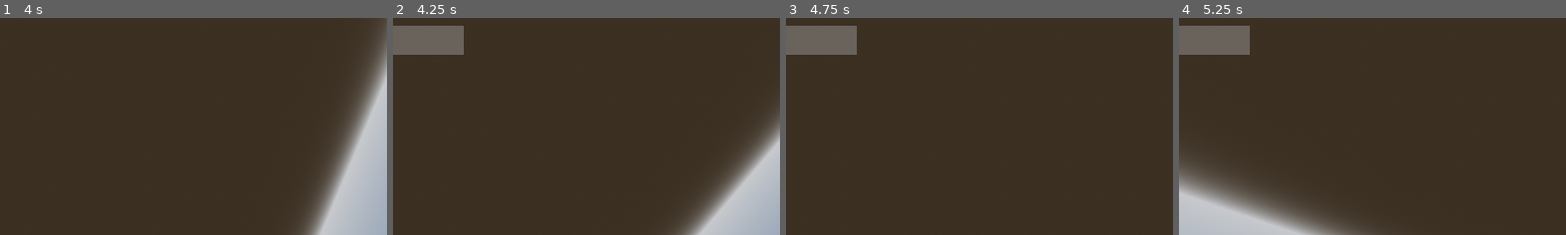
Above: before the commit, frames 1-4 (left to right).
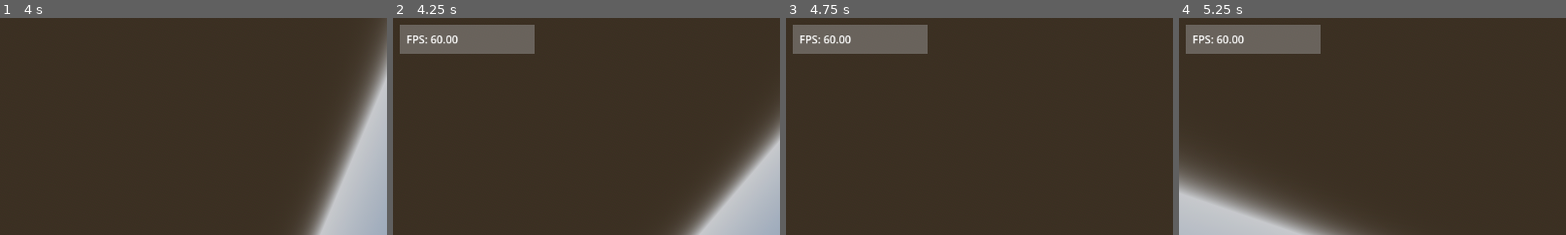
Above: after the commit, the same moments.

Repository: popsiiicle/spacegame
Game: Godot game, scene res://Scenes/3dlevel.tscn
Two runs of this game, one before a commit and one after it. Both use one fixed random seed, a clock stepped at 60 frames per second and the inputs below.
Inputs (mouse positions are % of the whole screen's width and height, from its top left):
- Up to frame 1 (4 s): tap Enter at 0.5, 2 s; move the mouse to (72, 45) at 0.52 s; hold D (right) 0.53-1.28 s; tap Ctrl (crouch) at 0.6, 3.6 s; click (72, 45) at 0.67 s; tap Space (jump) at 0.77, 1.25, 1.52, 3.02, 3.77 s; move the mouse to (45, 50) at 1.27 s; hold W (forward) from 1.28 s (still down); tap Shift (dash) at 1.35 s; move the mouse to (52, 48) at 2.02 s; hold Q (rotate_l) 2.03-2.78 s; move the mouse to (49, 52) at 2.77 s; tap E (rotate_r) at 2.85 s; move the mouse to (57, 51) at 3.52 s
- Up to frame 2 (4.25 s): keep holding W (forward); tap F1 (debug) at 4.15 s
- Up to frame 3 (4.75 s): keep holding W (forward); move the mouse to (42, 49) at 4.27 s; tap Shift (dash) at 4.35 s; tap Space (jump) at 4.52 s
- Up to frame 4 (5.25 s): keep holding W (forward); move the mouse to (51, 50) at 5.02 s; hold Q (rotate_l) from 5.03 s (still down)
The pictures show only the part of the screen within x 0-50%, y 0-50%; the shares and areas given below are measured in that part.

Frame 1 is identical in both runs. In frame 2, 3.1% of the frame differs, in the area x 0-37%, y 3-17%; in frame 3, 3.1%; in frame 4, 3.1%.

Commit message:
Created FPS counter
added fps counter to debug window
renamed UI node to UserInterface
turned off v-sync

Diff:
--- a/Scenes/character.tscn
+++ b/Scenes/character.tscn
@@ -39,20 +39,18 @@
 
 [node name="SpaceState" type="Node" parent="PlayerStateMachine"]
 
-[node name="Control" type="Control" parent="."]
+[node name="UserInterface" type="Control" parent="."]
 layout_mode = 3
 anchors_preset = 15
 anchor_right = 1.0
 anchor_bottom = 1.0
-offset_left = -105.0
-offset_top = 2.0
-offset_right = -105.0
-offset_bottom = 2.0
+offset_right = -1152.0
+offset_bottom = -648.0
 grow_horizontal = 2
 grow_vertical = 2
 mouse_filter = 1
 
-[node name="DebugContainer" type="PanelContainer" parent="Control"]
+[node name="DebugContainer" type="PanelContainer" parent="UserInterface"]
 custom_minimum_size = Vector2(200, 0)
 layout_mode = 0
 offset_left = 10.0
@@ -62,9 +60,9 @@
 theme = ExtResource("4_d2p3h")
 script = ExtResource("5_e877l")
 
-[node name="MarginContainer" type="MarginContainer" parent="Control/DebugContainer"]
+[node name="MarginContainer" type="MarginContainer" parent="UserInterface/DebugContainer"]
 layout_mode = 2
 
-[node name="VBoxContainer" type="VBoxContainer" parent="Control/DebugContainer/MarginContainer"]
+[node name="VBoxContainer" type="VBoxContainer" parent="UserInterface/DebugContainer/MarginContainer"]
 unique_name_in_owner = true
 layout_mode = 2
--- a/Scripts/debug_panel.gd
+++ b/Scripts/debug_panel.gd
@@ -1,14 +1,22 @@
 extends PanelContainer
 
 var property
+var fps : String
 @onready var property_container = %VBoxContainer
 
 #set debug panel to not loaded on start
 func _ready():
 	visible=false
-	add_debug_property("test","test")
+	add_debug_property("FPS","fps")
 
 #toggle debug panel
+
+func _process(delta):
+	if visible:
+
+		fps = "%.2f" % (1.0/delta)
+		property.text = property.name + ": " + fps
+
 func _input(event):
 	if event.is_action_pressed("debug"):
 		visible = !visible
--- a/project.godot
+++ b/project.godot
@@ -14,6 +14,10 @@
 run/main_scene="res://Scenes/3dlevel.tscn"
 config/features=PackedStringArray("4.2", "Forward Plus")
 config/icon="res://icon.svg"
+
+[display]
+
+window/vsync/vsync_mode=0
 
 [input]
 
